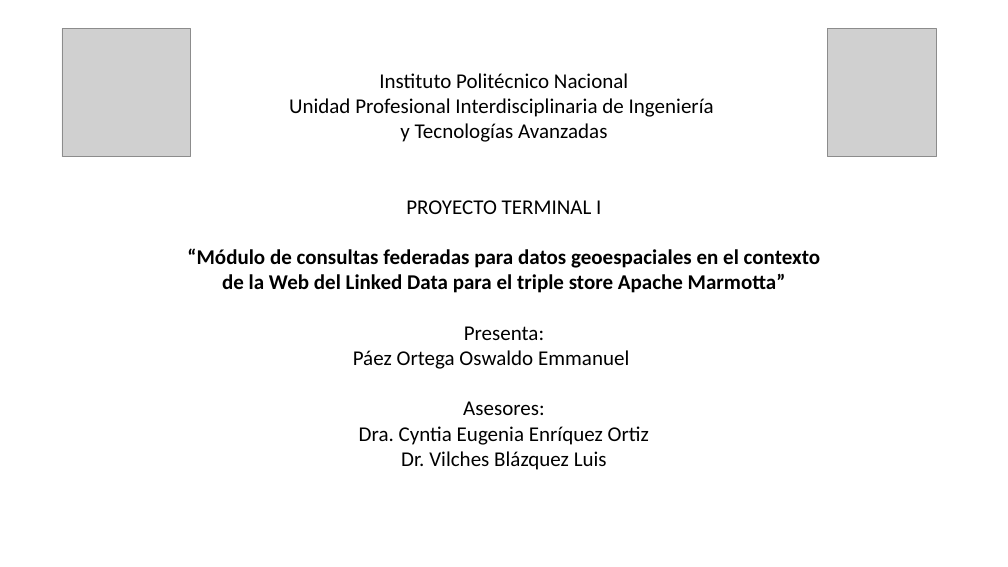
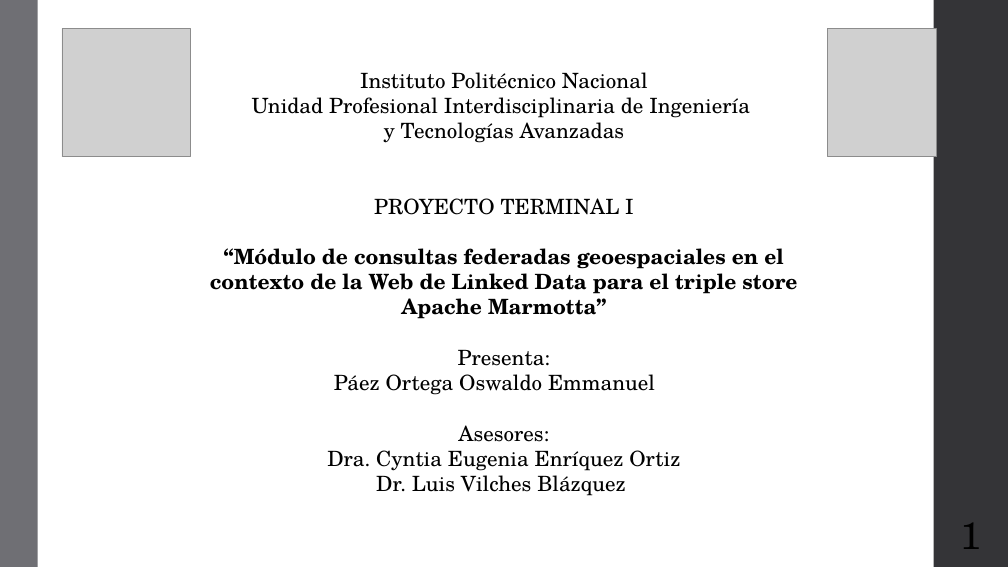
Before and after one commit to Osw1997/Proyecto-Terminal-1, a slide deck: slide 1 of Final/Presentacion.pptx. Drawn at 1008x567 pixels with LibreOffice and Linux fonts; fonts in the diff are those of the drawing; grey boxes stand for pictures. Boxes give left, top, right and bottom in pixels: in the first picture for what was removed or moved away, otherwise in the second. Text is boxed around its words. In the diff, an @@ line names an element or a change of style, - is before the commit and + after.

```diff
--- a/Final/Presentacion.pptx
+++ b/Final/Presentacion.pptx
@@ rectangle added at [0,0,38,567], fill #6F6F74 @@
@@ rectangle added at [934,0,1008,567], fill #353537 @@
@@ text at [252,72,750,471]: font Calibri to TeX Gyre Schola in "Instituto Politécnico Nacional", "Unidad Profesional Interdisciplinaria de Ingeniería", "y Tecnologías Avanzadas", "PROYECTO TERMINAL I" and 3 more places @@
@@ text at [210,248,797,319]: text changed; font Calibri to TeX Gyre Schola @@
-“Módulo de consultas federadas para datos geoespaciales en el contexto de la Web del Linked Data para el triple store Apache Marmotta”
+“Módulo de consultas federadas geoespaciales en el contexto de la Web de Linked Data para el triple store Apache Marmotta”
@@ text at [376,475,626,496]: text changed; font Calibri to TeX Gyre Schola @@
-Dr. Vilches Blázquez Luis
+Dr. Luis Vilches Blázquez
@@ page number added at [961,523,982,549], 36 pt, text #000000 @@
+1
```
Also in this commit, not shown: 13 other slides changed, 13 slides added, 4 slides removed, 2 other files.
